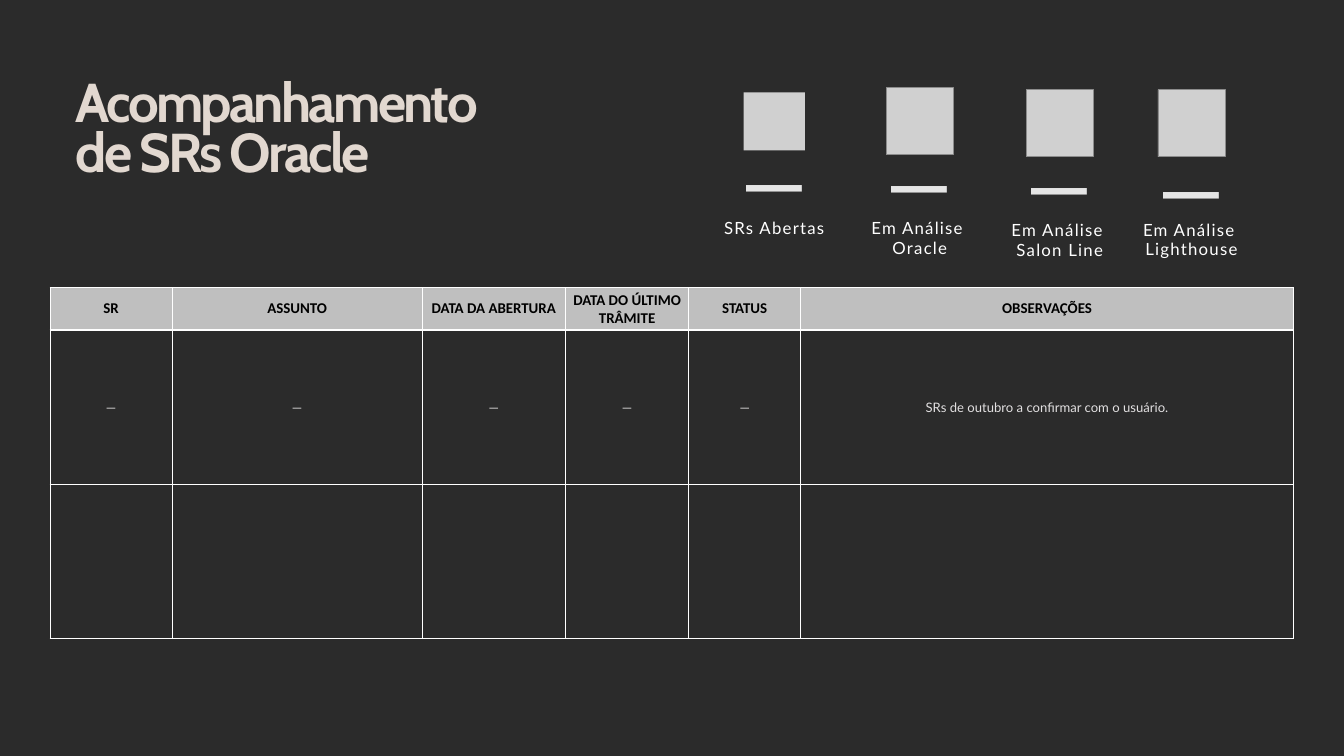
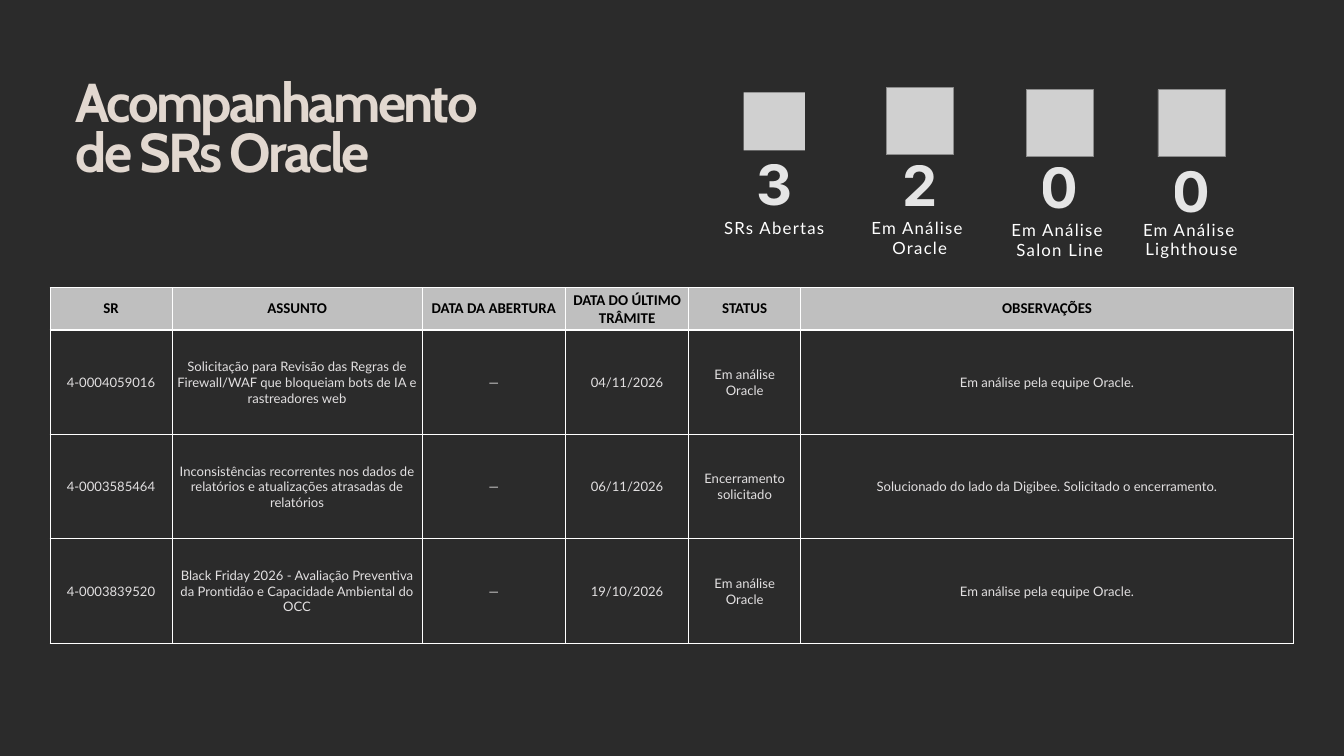
Before and after one commit to fabiovidart1985/vidart, a slide deck: slide 9 of Status Report - Salon Line - Outubro 2026.pptx. Drawn at 1344x756 pixels with LibreOffice and Linux fonts; fonts in the diff are those of the drawing; grey boxes stand for pictures; background and template pictures are left out; a plain dark background stands for a picture behind light text. Boxes give left, top, right and bottom in pixels: in the first picture for what was removed or moved away, otherwise in the second. Text is boxed around its words. In the diff, an @@ line names an element or a change of style, - is before the commit and + after.

```diff
--- a/Status Report - Salon Line - Outubro 2026.pptx
+++ b/Status Report - Salon Line - Outubro 2026.pptx
@@ text at [756, 164, 792, 206]: text changed @@
-—
+3
@@ text at [902, 165, 937, 206]: text changed @@
-—
+2
@@ text at [1041, 167, 1079, 209]: text changed @@
-—
+0
@@ text at [1173, 171, 1211, 213]: text changed @@
-—
+0
@@ table at [50, 288, 1294, 636] @@
-row 2: — | — | — | — | — | SRs de outubro a confirmar com o usuário.
-row 3:  |  |  |  |  | 
+row 2: 4-0004059016 | Solicitação para Revisão das Regras de Firewall/WAF que bloqueiam bots de IA e rastreadores web | — | 04/11/2026 | Em análise / Oracle | Em análise pela equipe Oracle.
+row 3: 4-0003585464 | Inconsistências recorrentes nos dados de relatórios e atualizações atrasadas de relatórios | — | 06/11/2026 | Encerramento / solicitado | Solucionado do lado da Digibee. Solicitado o encerramento.
+row 4: 4-0003839520 | Black Friday 2026 - Avaliação Preventiva da Prontidão e Capacidade Ambiental do OCC | — | 19/10/2026 | Em análise / Oracle | Em análise pela equipe Oracle.
```
Also in this commit, not shown: 1 other slide changed, 1 other file.
